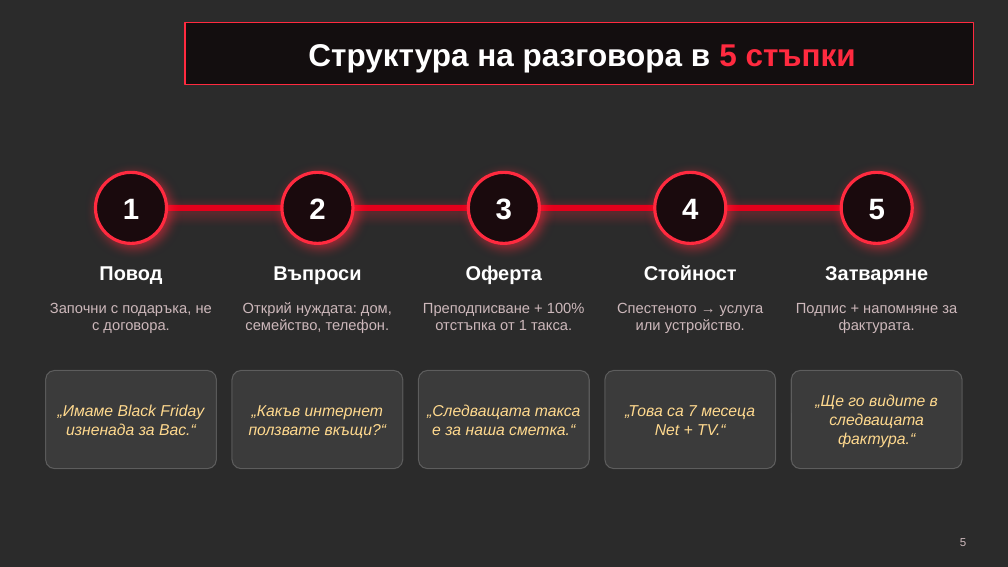
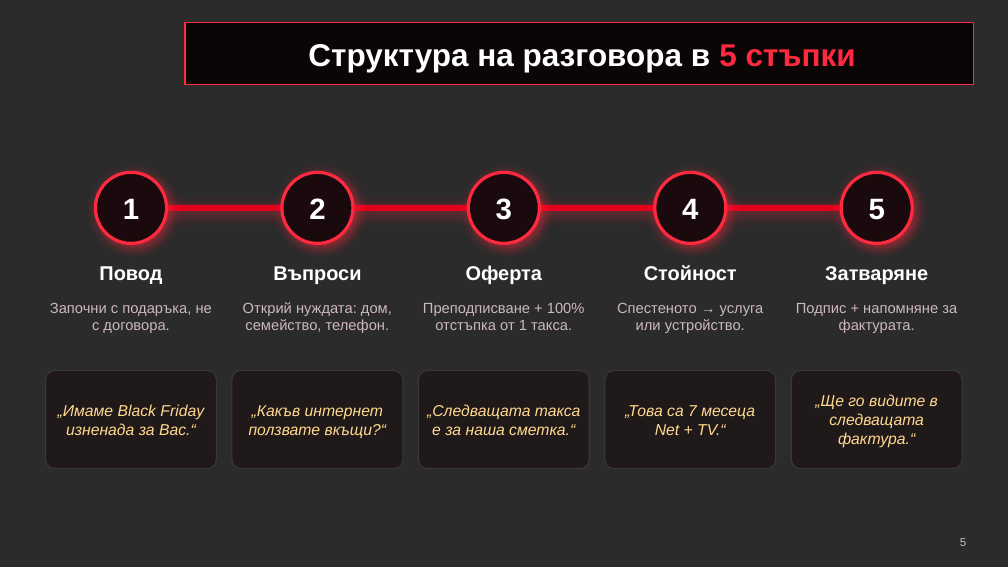
Before and after one commit to kemblix/phonetradebg, a slide deck: slide 5 of Black-Friday-Prepodpisvane.pptx. Drawn at 1008x567 pixels with LibreOffice and Linux fonts; fonts in the diff are those of the drawing; background and template pictures are left out; a plain dark background stands for a picture behind light text. Boxes give left, top, right and bottom in pixels: in the first picture for what was removed or moved away, otherwise in the second. Text is boxed around its words. In the diff, an @@ line names an element or a change of style, - is before the commit and + after.

```diff
--- a/Black-Friday-Prepodpisvane.pptx
+++ b/Black-Friday-Prepodpisvane.pptx
@@ fill #FFFFFF at 8% opacity to #1F191A; outline #FFFFFF 1 pt to #3C3738 1 pt in 5 elements at (x1=45, y1=371, x2=216, y2=469), (x1=232, y1=371, x2=403, y2=469), (x1=419, y1=371, x2=590, y2=469), (x1=605, y1=371, x2=776, y2=469), (x1=792, y1=371, x2=963, y2=469) @@
```
Also in this commit, not shown: 14 other slides changed, 1 other file.
